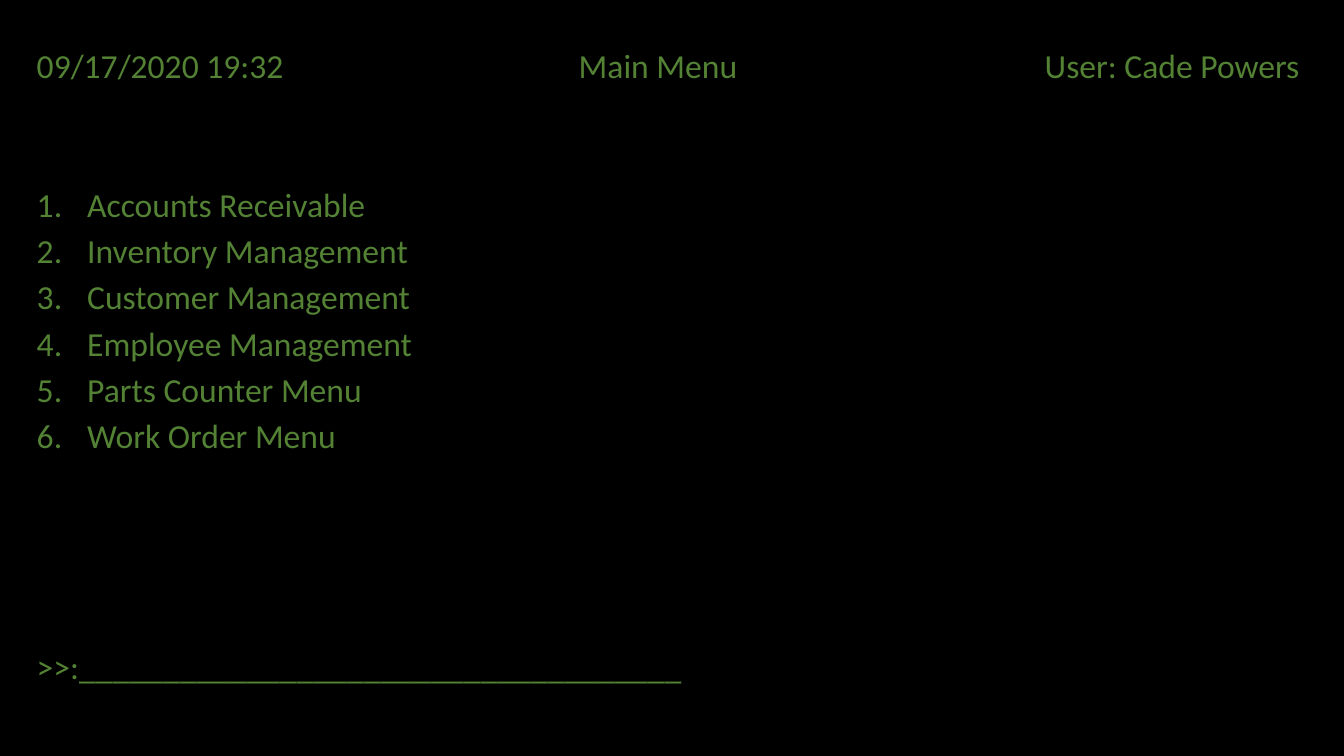
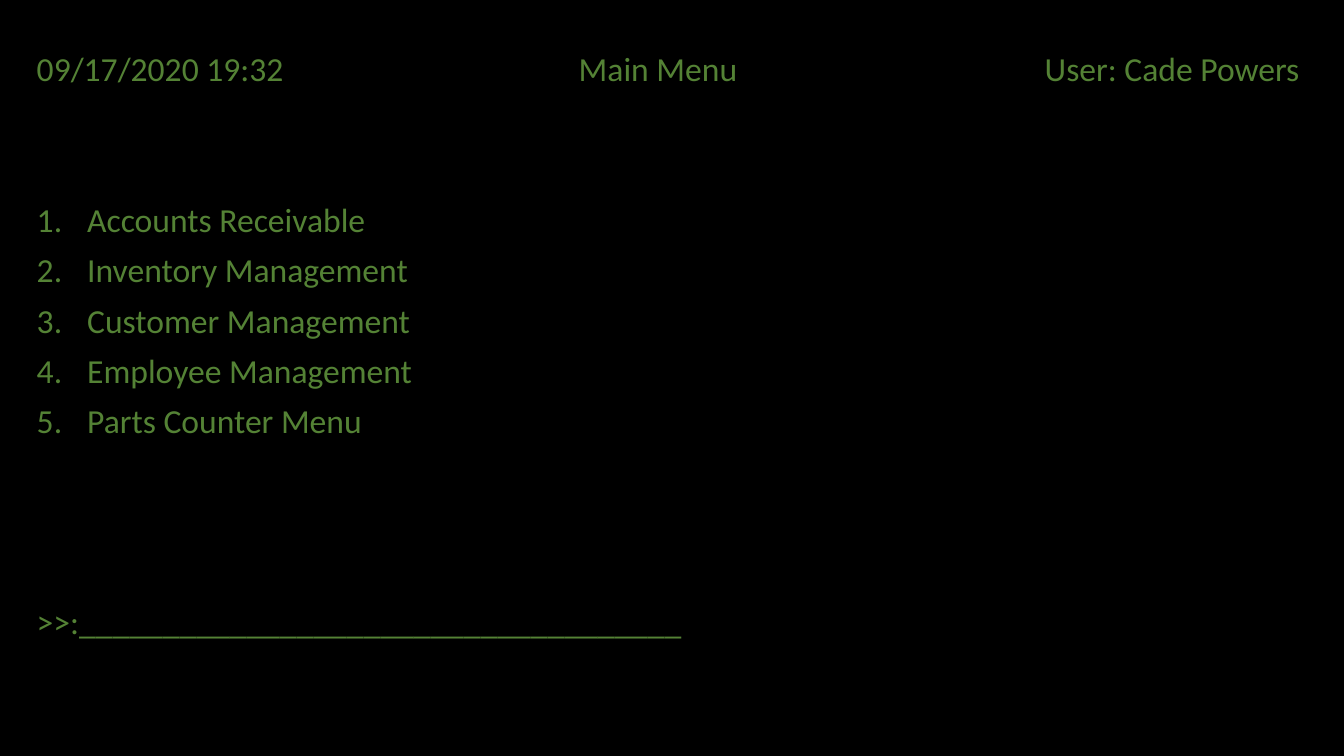
Before and after one commit to George-Atmatsidis/POS_System-1, a slide deck: slide 1 of resources/UI Preview.pptx. Drawn at 1344x756 pixels with LibreOffice and Linux fonts; fonts in the diff are those of the drawing. Boxes give left, top, right and bottom in pixels: in the first picture for what was removed or moved away, otherwise in the second. Text is boxed around its words. In the diff, an @@ line names an element or a change of style, - is before the commit and + after.

```diff
--- a/resources/UI Preview.pptx
+++ b/resources/UI Preview.pptx
@@ subtitle "09/17/2020 19:32 Main Menu User: ..." at box(37, 58, 737, 433): line spacing 0.8 to 0.9 @@
@@ subtitle at box(87, 424, 336, 448): paragraph removed @@
-6. Work Order Menu
```
Also in this commit, not shown: 1 other file.
